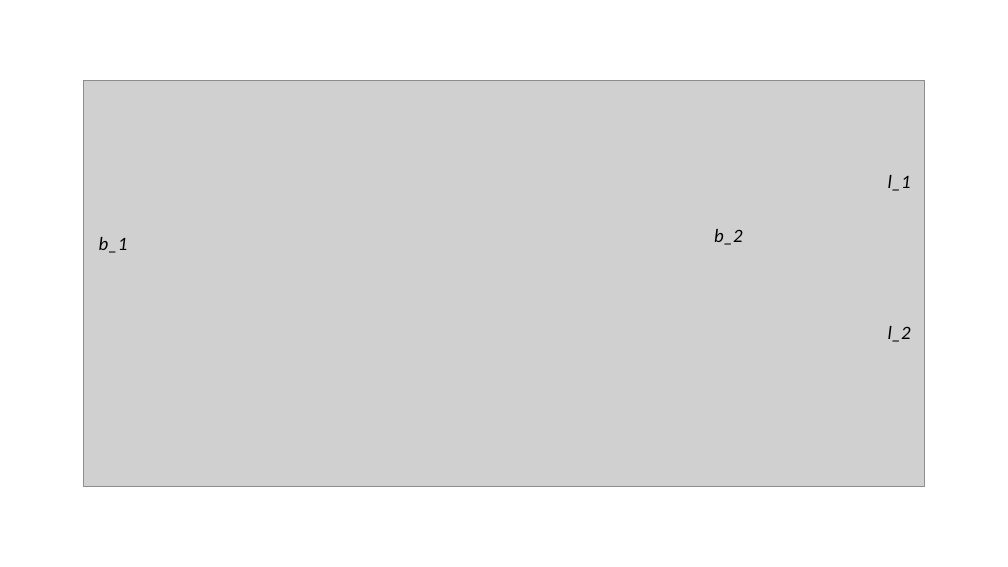
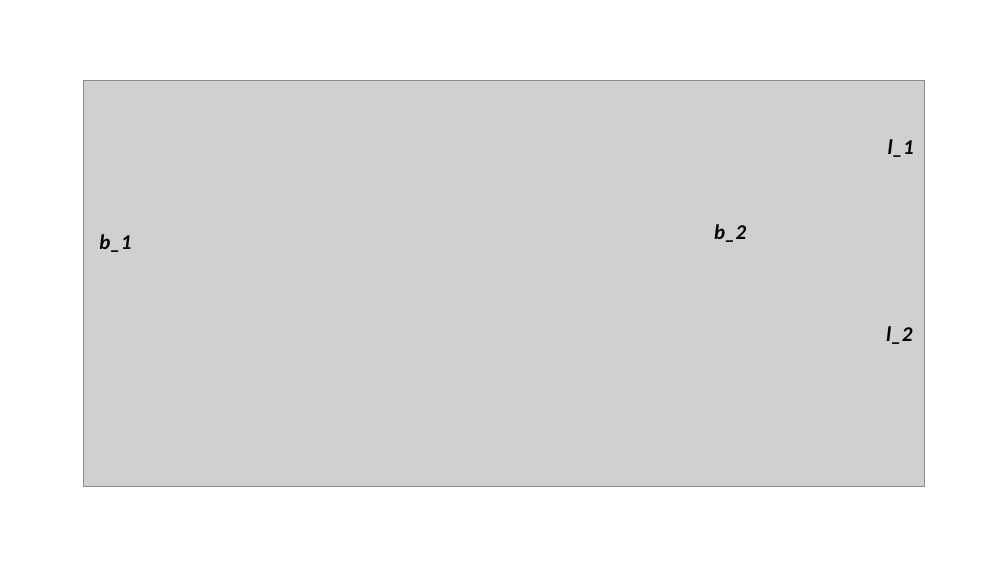
Before and after one commit to M20190649/2018-MA-Schmid, a slide deck: slide 4 of resources/fig/umsetzung/U2/concept_lane_envelope.pptx. Drawn at 1008x567 pixels with LibreOffice and Linux fonts; fonts in the diff are those of the drawing; grey boxes stand for pictures. Boxes give left, top, right and bottom in pixels: in the first picture for what was removed or moved away, otherwise in the second. Text is boxed around its words. In the diff, an @@ line names an element or a change of style, - is before the commit and + after.

```diff
--- a/resources/fig/umsetzung/U2/concept_lane_envelope.pptx
+++ b/resources/fig/umsetzung/U2/concept_lane_envelope.pptx
@@ size 18 to 20 pt, bold on in 4 elements at [99, 234, 131, 252], [886, 326, 912, 344], [714, 224, 746, 242], [888, 139, 914, 157] @@
@@ text "l_1": place and size @@
-text "l_1" at [888, 175, 911, 191]
+text "l_1" at [888, 139, 914, 157]
```
Also in this commit, not shown: 3 other files.
